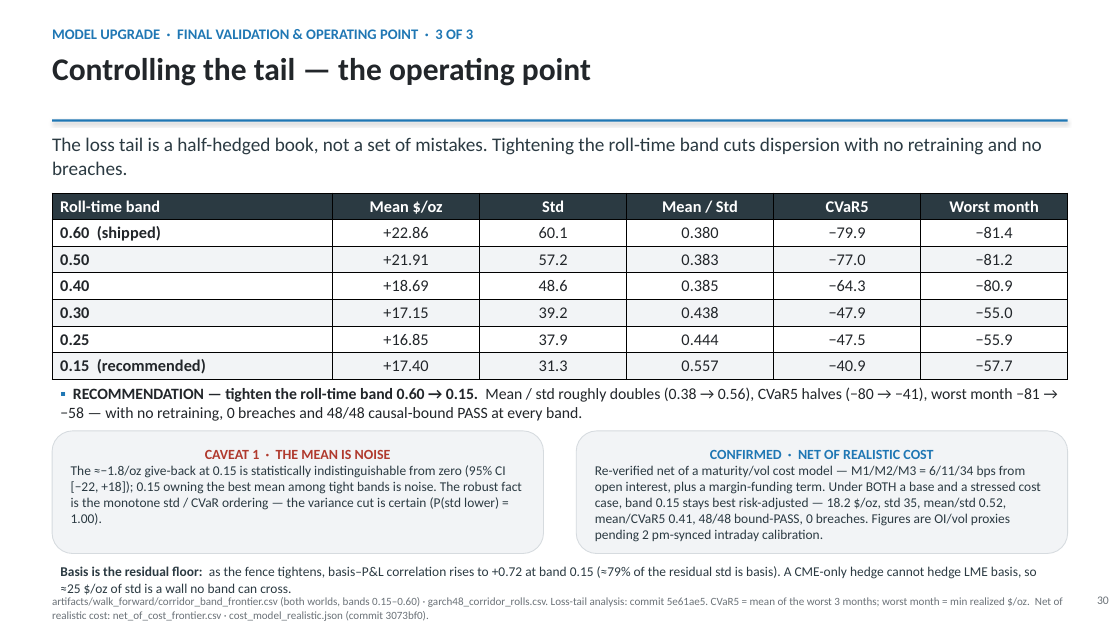
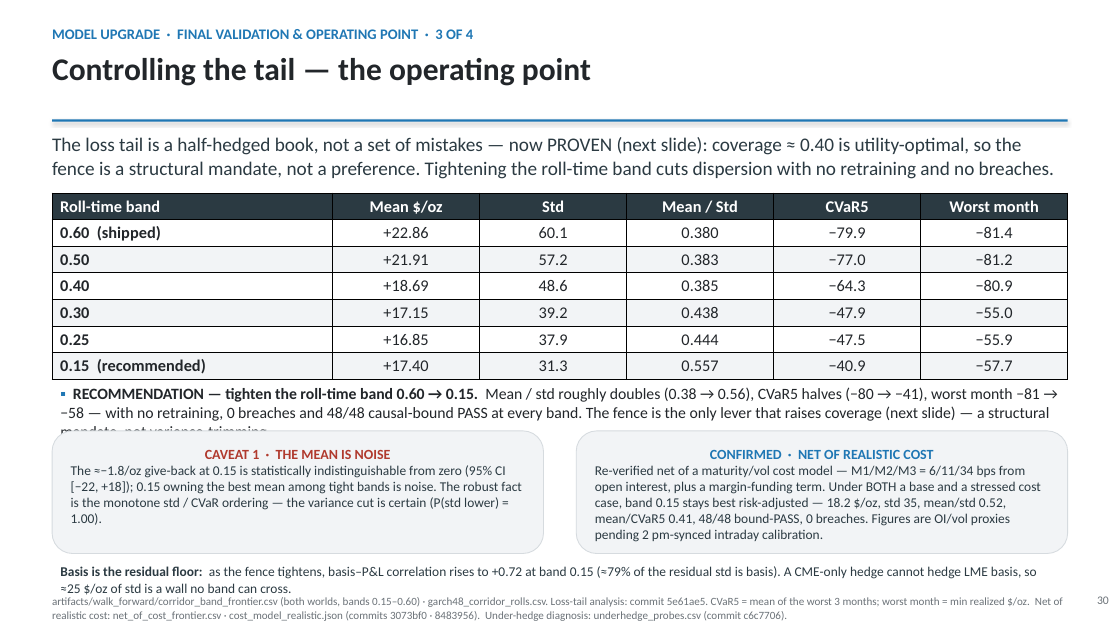
Before and after one commit to sylam/riskflow, a slide deck: slide 30 of artifacts/platinum_hedge_management_deck.pptx. Drawn at 1120x630 pixels with LibreOffice and Linux fonts; fonts in the diff are those of the drawing. Boxes give left, top, right and bottom in pixels: in the first picture for what was removed or moved away, otherwise in the second. Text is boxed around its words. In the diff, an @@ line names an element or a change of style, - is before the commit and + after.

```diff
--- a/artifacts/platinum_hedge_management_deck.pptx
+++ b/artifacts/platinum_hedge_management_deck.pptx
@@ text at bbox=[52, 29, 473, 39]: text changed @@
-MODEL UPGRADE · FINAL VALIDATION & OPERATING POINT · 3 OF 3
+MODEL UPGRADE · FINAL VALIDATION & OPERATING POINT · 3 OF 4
@@ text at bbox=[52, 137, 1054, 179]: text changed @@
-The loss tail is a half-hedged book, not a set of mistakes. Tightening the roll-time band cuts dispersion with no retraining and no breaches.
+The loss tail is a half-hedged book, not a set of mistakes — now PROVEN (next slide): coverage ≈ 0.40 is utility-optimal, so the fence is a structural mandate, not a preference. Tightening the roll-time band cuts dispersion with no retraining and no breaches.
@@ text at bbox=[60, 387, 1049, 434]: text changed @@
-▪ RECOMMENDATION — tighten the roll-time band 0.60 → 0.15. Mean / std roughly doubles (0.38 → 0.56), CVaR5 halves (−80 → −41), worst month −81 → −58 — with no retraining, 0 breaches and 48/48 causal-bound PASS at every band.
+▪ RECOMMENDATION — tighten the roll-time band 0.60 → 0.15. Mean / std roughly doubles (0.38 → 0.56), CVaR5 halves (−80 → −41), worst month −81 → −58 — with no retraining, 0 breaches and 48/48 causal-bound PASS at every band. The fence is the only lever that raises coverage (next slide) — a structural mandate, not variance-trimming.
@@ text at bbox=[52, 597, 1063, 621]: text changed @@
-artifacts/walk_forward/corridor_band_frontier.csv (both worlds, bands 0.15–0.60) · garch48_corridor_rolls.csv. Loss-tail analysis: commit 5e61ae5. CVaR5 = mean of the worst 3 months; worst month = min realized $/oz. Net of realistic cost: net_of_cost_frontier.csv · cost_model_realistic.json (commit 3073bf0).
+artifacts/walk_forward/corridor_band_frontier.csv (both worlds, bands 0.15–0.60) · garch48_corridor_rolls.csv. Loss-tail analysis: commit 5e61ae5. CVaR5 = mean of the worst 3 months; worst month = min realized $/oz. Net of realistic cost: net_of_cost_frontier.csv · cost_model_realistic.json (commits 3073bf0 · 8483956). Under-hedge diagnosis: underhedge_probes.csv (commit c6c7706).
```
Also in this commit, not shown: 19 other slides changed, 1 slide added.
